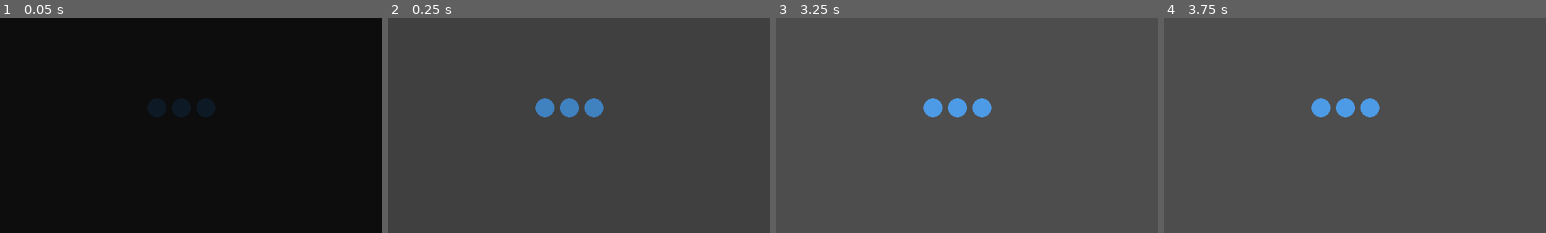
Above: before the commit, frames 1-4 (left to right).
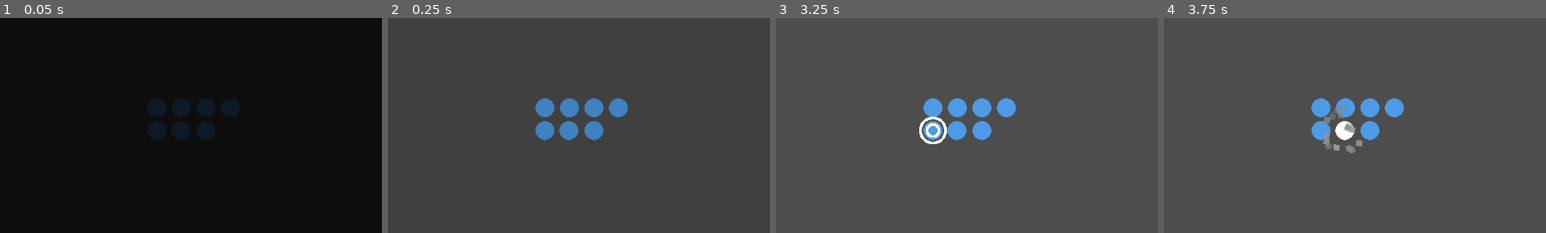
Above: after the commit, the same moments.

Repository: PotatoSackGames/PSGodotTemplateRepo
Game: Godot game, scene res://test_effects.tscn
Two runs of this game, one before a commit and one after it. Both use one fixed random seed, a clock stepped at 60 frames per second and the inputs below.
Inputs (mouse positions are % of the whole screen's width and height, from its top left):
- Up to frame 1 (0.05 s): no input
- Up to frame 2 (0.25 s): no input
- Up to frame 3 (3.25 s): tap Enter at 0.5, 2 s; move the mouse to (72, 45) at 0.52 s; hold Right (ui_right) 0.53-2.03 s; click (72, 45) at 0.67 s; tap Space at 1.25 s; move the mouse to (30, 55) at 1.27 s; move the mouse to (60, 28) at 2.02 s; hold Left (ui_left) 2.03-2.78 s; move the mouse to (45, 70) at 2.77 s; hold Right (ui_right) from 2.78 s (still down); click (45, 70) at 2.92 s
- Up to frame 4 (3.75 s): keep holding Right (ui_right); move the mouse to (80, 65) at 3.52 s
The pictures show only the part of the screen within x 26-76%, y 29-79%; the shares and areas given below are measured in that part.

The runs differ from the first frame. In frame 1, 1.2% of the frame differs, in the area x 38-63%, y 37-57%; in frame 2, 1.4%; in frame 3, 1.7%; in frame 4, 1.9%, in the area x 38-63%, y 37-64%.

Commit message:
Added numerous types of effects

Diff:
--- a/test.gd
+++ b/test.gd
@@ -11,6 +11,13 @@
 	var effect_times : Array[float] = [.2, .2]
 	await try_multiple_effects(effects, effect_times, $SquashThenStretch)
 	await try_effect(preload("res://toolkit/nodes/effects/explosion.tscn"), $ParticlesTest, 1.0)
+	await try_effect(preload("res://toolkit/nodes/effects/damage.tscn"), $DamageEffect, .5)
+	await try_effect(preload("res://toolkit/nodes/effects/round_hit.tscn"), $RoundHit, .60)
+
+	effects = [preload("res://toolkit/nodes/effects/round_hit.tscn"), preload("res://toolkit/nodes/effects/explosion.tscn"), preload("res://toolkit/nodes/effects/damage.tscn")]
+	effect_times = [.6, 1.0, .5]
+	await try_multiple_effects(effects, effect_times, $DamageCombo)
+	await try_effect(preload("res://toolkit/nodes/effects/hit_stop.tscn"), $HitStop, .55)
 #	await get_tree().create_timer(5.0).timeout
 #	await Music.change_music(Music.EDMStream, 3.0)
 #	await Music.change_music(Music.EDMStream, 3.0)
--- a/test_effects.tscn
+++ b/test_effects.tscn
@@ -17,6 +17,22 @@
 position = Vector2(41, 0)
 texture = ExtResource("2_15fkj")
 
+[node name="DamageEffect" type="Sprite2D" parent="."]
+position = Vector2(82, 0)
+texture = ExtResource("2_15fkj")
+
+[node name="RoundHit" type="Sprite2D" parent="."]
+position = Vector2(-41, 38)
+texture = ExtResource("2_15fkj")
+
+[node name="DamageCombo" type="Sprite2D" parent="."]
+position = Vector2(-1, 38)
+texture = ExtResource("2_15fkj")
+
+[node name="HitStop" type="Sprite2D" parent="."]
+position = Vector2(41, 38)
+texture = ExtResource("2_15fkj")
+
 [node name="Camera2D" type="Camera2D" parent="."]
 
 [node name="ParticlesTest" type="Node2D" parent="."]
--- /dev/null
+++ b/toolkit/nodes/effects/RoundHitImage.tscn
@@ -0,0 +1,6 @@
+[gd_scene load_steps=2 format=3 uid="uid://bqc0w72usnwdj"]
+
+[ext_resource type="Texture2D" uid="uid://dno3m0dh7h8mu" path="res://toolkit/nodes/effects/round_hit.png" id="1_weu8d"]
+
+[node name="round_hit_image" type="Sprite2D"]
+texture = ExtResource("1_weu8d")
--- /dev/null
+++ b/toolkit/nodes/effects/damage.gd
@@ -0,0 +1,8 @@
+extends "res://toolkit/nodes/effects/shader_swap.gd"
+
+func between_steps(parent_node) -> void:
+	var anim = load("res://toolkit/nodes/effects/damage_animationplayer.tscn").instantiate()
+	parent_node.add_child(anim)
+	anim.play("Damage")
+	await anim.animation_finished
+	anim.queue_free()
--- /dev/null
+++ b/toolkit/nodes/effects/damage.gdshader
@@ -0,0 +1,16 @@
+// From https://godotshaders.com/shader/hit-flash-effect-shader/
+
+shader_type canvas_item;
+
+uniform bool active = false;
+
+void fragment() {
+	vec4 previous_color = texture(TEXTURE, UV);
+	vec4 white_color = vec4(1.0, 1.0, 1.0, previous_color.a);
+	vec4 new_color = previous_color;
+	if (active == true)
+	{
+		new_color = white_color;
+	}
+	COLOR = new_color;
+}
--- /dev/null
+++ b/toolkit/nodes/effects/damage.tscn
@@ -0,0 +1,9 @@
+[gd_scene load_steps=4 format=3 uid="uid://cbxmp8xn6api3"]
+
+[ext_resource type="PackedScene" uid="uid://g4l1kj51d84e" path="res://toolkit/nodes/effects/shader_swap.tscn" id="1_1tiac"]
+[ext_resource type="Material" uid="uid://dx6ai671ma33q" path="res://toolkit/nodes/effects/damage_shader_mat.tres" id="2_u67id"]
+[ext_resource type="Script" path="res://toolkit/nodes/effects/damage.gd" id="3_ugwcp"]
+
+[node name="Damage" instance=ExtResource("1_1tiac")]
+script = ExtResource("3_ugwcp")
+ShaderMat = ExtResource("2_u67id")
--- /dev/null
+++ b/toolkit/nodes/effects/damage_animationplayer.tscn
@@ -0,0 +1,45 @@
+[gd_scene load_steps=4 format=3 uid="uid://dqix6q0rwx3gf"]
+
+[sub_resource type="Animation" id="Animation_24ch6"]
+resource_name = "Damage"
+length = 0.24
+step = 0.01
+tracks/0/type = "value"
+tracks/0/imported = false
+tracks/0/enabled = true
+tracks/0/path = NodePath(".:material:shader_parameter/active")
+tracks/0/interp = 1
+tracks/0/loop_wrap = true
+tracks/0/keys = {
+"times": PackedFloat32Array(0, 0.04, 0.08, 0.12, 0.16, 0.2),
+"transitions": PackedFloat32Array(1, 1, 1, 1, 1, 1),
+"update": 1,
+"values": [true, false, true, false, true, false]
+}
+
+[sub_resource type="Animation" id="Animation_cfwtu"]
+length = 0.001
+tracks/0/type = "value"
+tracks/0/imported = false
+tracks/0/enabled = true
+tracks/0/path = NodePath(".:material:shader_parameter/active")
+tracks/0/interp = 1
+tracks/0/loop_wrap = true
+tracks/0/keys = {
+"times": PackedFloat32Array(0),
+"transitions": PackedFloat32Array(1),
+"update": 1,
+"values": [true]
+}
+
+[sub_resource type="AnimationLibrary" id="AnimationLibrary_od3jd"]
+_data = {
+"Damage": SubResource("Animation_24ch6"),
+"RESET": SubResource("Animation_cfwtu")
+}
+
+[node name="AnimationPlayer" type="AnimationPlayer"]
+speed_scale = 0.5
+libraries = {
+"": SubResource("AnimationLibrary_od3jd")
+}
--- /dev/null
+++ b/toolkit/nodes/effects/damage_shader_mat.tres
@@ -0,0 +1,7 @@
+[gd_resource type="ShaderMaterial" load_steps=2 format=3 uid="uid://dx6ai671ma33q"]
+
+[ext_resource type="Shader" path="res://toolkit/nodes/effects/damage.gdshader" id="1_cqkk8"]
+
+[resource]
+shader = ExtResource("1_cqkk8")
+shader_parameter/active = false
--- /dev/null
+++ b/toolkit/nodes/effects/hit_stop.gd
@@ -0,0 +1,10 @@
+extends Effect
+
+@export var HitStopTexture : Texture
+@export var TimeInHitStop : float
+
+func start_effect(parent_node) -> void:
+	var current_image = parent_node.texture.duplicate()
+	parent_node.texture = HitStopTexture
+	await get_tree().create_timer(TimeInHitStop).timeout
+	parent_node.texture = current_image
--- /dev/null
+++ b/toolkit/nodes/effects/hit_stop.tscn
@@ -0,0 +1,10 @@
+[gd_scene load_steps=4 format=3 uid="uid://dqr8xumbvyxga"]
+
+[ext_resource type="PackedScene" uid="uid://gxq6xo6ti177" path="res://toolkit/nodes/effect.tscn" id="1_6jgli"]
+[ext_resource type="Script" path="res://toolkit/nodes/effects/hit_stop.gd" id="2_gif8o"]
+[ext_resource type="Texture2D" uid="uid://cxc3sgstyapt2" path="res://test_hit_stop_sprite.png" id="3_volgw"]
+
+[node name="HitStop" instance=ExtResource("1_6jgli")]
+script = ExtResource("2_gif8o")
+HitStopTexture = ExtResource("3_volgw")
+TimeInHitStop = 0.5
--- /dev/null
+++ b/toolkit/nodes/effects/round_hit.gd
@@ -0,0 +1,15 @@
+extends Effect
+
+var _round_hit_image = preload("res://toolkit/nodes/effects/RoundHitImage.tscn")
+
+func start_effect(parent_node) -> void:
+	var image = _round_hit_image.instantiate()
+	parent_node.add_child(image)
+	var tween = create_tween()
+	tween.set_parallel(false)
+	tween.tween_property(image, "scale", Vector2(1.3, 1.3), .05)
+	tween.tween_property(image, "scale", Vector2(.8, .8), .05)
+	tween.tween_property(image, "scale", Vector2(1.3, 1.3), .05)
+	tween.tween_property(image, "scale", Vector2(.8, .8), .05)
+	await tween.finished
+	image.queue_free()
--- /dev/null
+++ b/toolkit/nodes/effects/round_hit.tscn
@@ -0,0 +1,7 @@
+[gd_scene load_steps=3 format=3 uid="uid://b6kg416xx3kd7"]
+
+[ext_resource type="PackedScene" uid="uid://gxq6xo6ti177" path="res://toolkit/nodes/effect.tscn" id="1_t5lum"]
+[ext_resource type="Script" path="res://toolkit/nodes/effects/round_hit.gd" id="2_no6kd"]
+
+[node name="RoundHit" instance=ExtResource("1_t5lum")]
+script = ExtResource("2_no6kd")
--- /dev/null
+++ b/toolkit/nodes/effects/shader_swap.gd
@@ -0,0 +1,13 @@
+extends Effect
+
+@export var ShaderMat : Material
+
+func start_effect(parent_node) -> void:
+	await get_tree().process_frame
+	var shader = parent_node.material
+	parent_node.material = ShaderMat
+	await between_steps(parent_node)
+	parent_node.material = shader
+
+func between_steps(parent_node) -> void:
+	pass
--- /dev/null
+++ b/toolkit/nodes/effects/shader_swap.tscn
@@ -0,0 +1,8 @@
+[gd_scene load_steps=3 format=3 uid="uid://g4l1kj51d84e"]
+
+[ext_resource type="PackedScene" uid="uid://gxq6xo6ti177" path="res://toolkit/nodes/effect.tscn" id="1_8qmvx"]
+[ext_resource type="Script" path="res://toolkit/nodes/effects/shader_swap.gd" id="3_ksyut"]
+
+[node name="ShaderSwap" instance=ExtResource("1_8qmvx")]
+script = ExtResource("3_ksyut")
+ShaderMat = null
Not shown, added: export_presets.cfg
Binary file added: test_hit_stop_sprite.png
Not shown, added: test_hit_stop_sprite.png.import
Binary file added: toolkit/nodes/effects/round_hit.png
Not shown, added: toolkit/nodes/effects/round_hit.png.import
